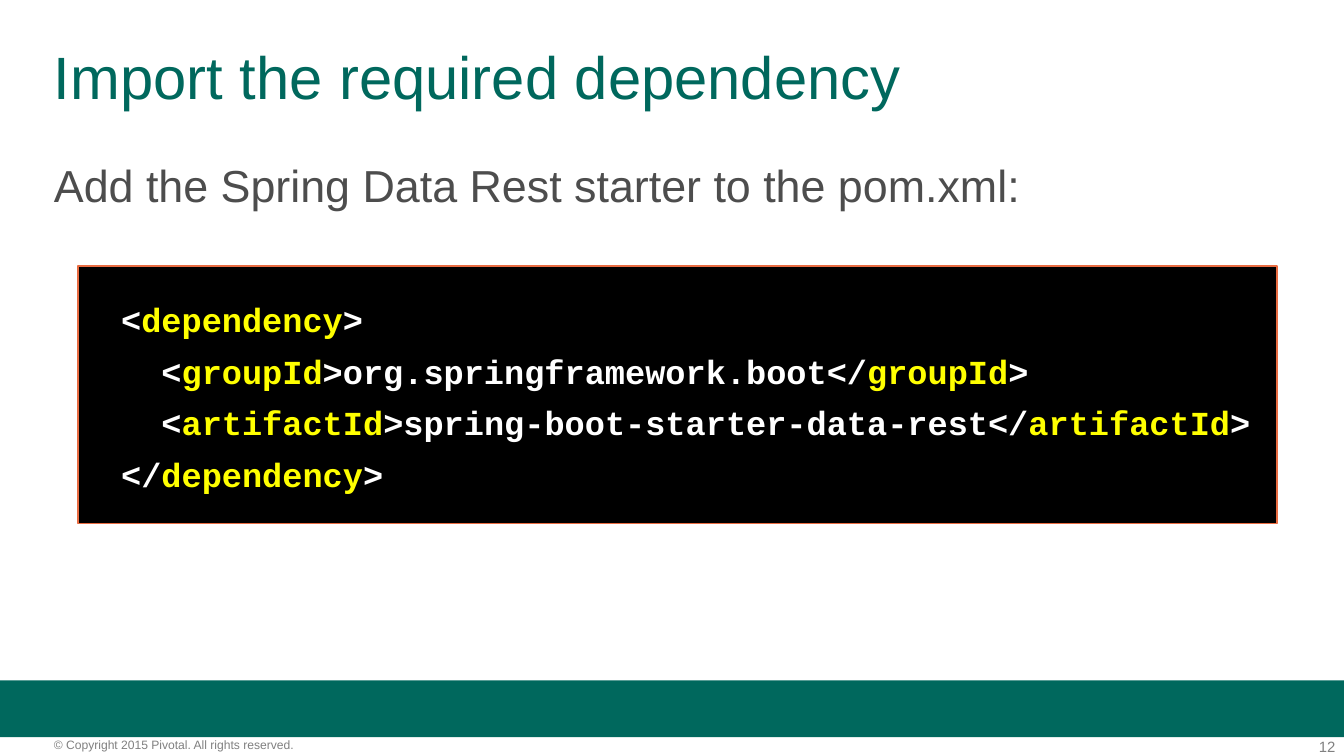
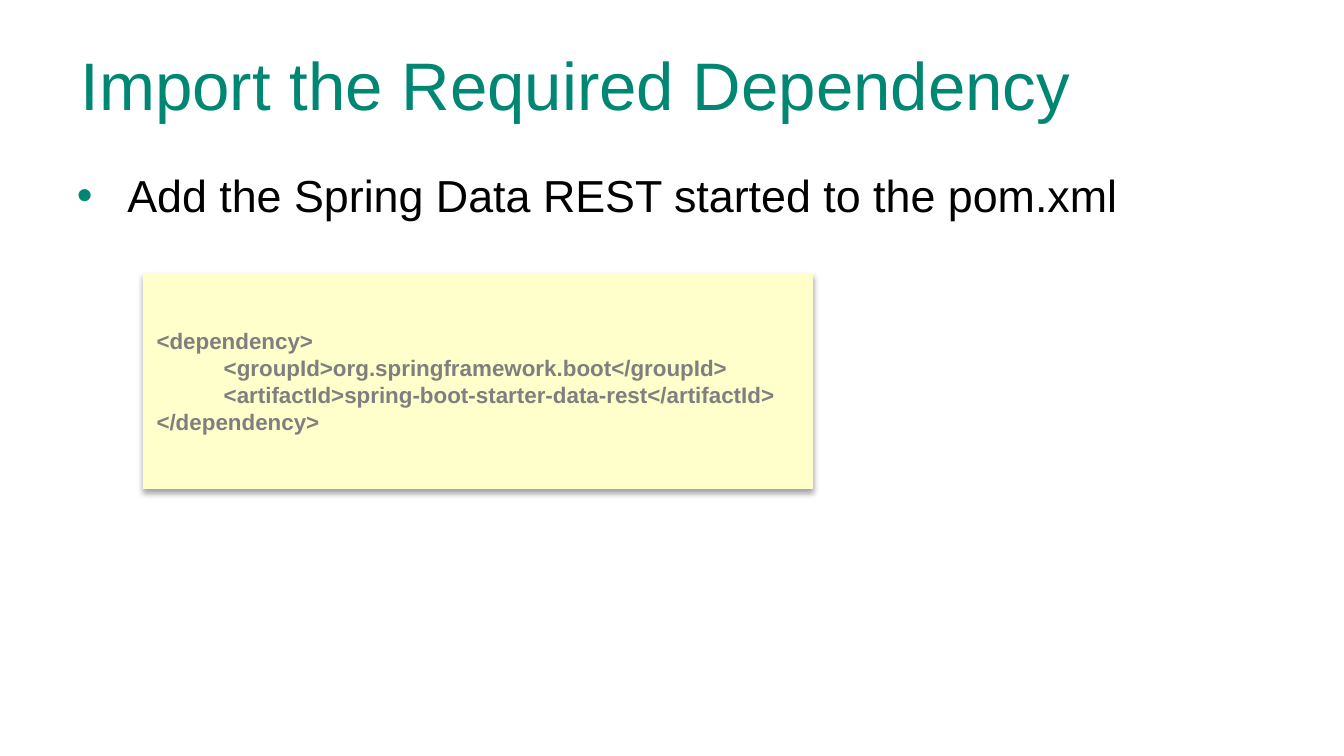
Before and after one commit to phopper-pivotal/PCF-Workshop-Carfax, a slide deck: slide 12 of presentations/5-Spring_Data_REST.pptx. Drawn at 1344x756 pixels with LibreOffice and Linux fonts; fonts in the diff are those of the drawing; background and template pictures are left out. Boxes give left, top, right and bottom in pixels: in the first picture for what was removed or moved away, otherwise in the second. Text is boxed around its words. In the diff, an @@ line names an element or a change of style, - is before the commit and + after.

```diff
--- a/presentations/5-Spring_Data_REST.pptx
+++ b/presentations/5-Spring_Data_REST.pptx
@@ title at [81, 61, 1070, 123]: text changed; size 32 to 36 pt; text colour #00685D to #008774 @@
-Import the required dependency
+Import the Required Dependency
@@ text at [127, 179, 1117, 221]: text changed; size 18 to 24 pt; font Courier New to Arial; text colour #FFFFFF to #000000; bold off @@
-Add the Spring Data Rest starter to the pom.xml:
-<dependency>
-<groupId>org.springframework.boot</groupId>
-<artifactId>spring-boot-starter-data-rest</artifactId>
-</dependency>
+• Add the Spring Data REST started to the pom.xml
@@ rectangle removed at [78, 266, 1277, 524] @@
@@ rectangle added at [144, 273, 813, 488], fill #FFFFCC, outline #FFFFCC 0.75 pt, 12 pt, text #7F7F7F, bold @@
+<dependency>
+<groupId>org.springframework.boot</groupId>
+<artifactId>spring-boot-starter-data-rest</artifactId>
+</dependency>
@@ rectangle removed at [0, 680, 1344, 737] @@
@@ text removed at [66, 740, 293, 752] @@
-© Copyright 2015 Pivotal. All rights reserved.
@@ page number removed at [1319, 741, 1336, 752] @@
-12
```
Also in this commit, not shown: 9 other slides changed, 6 slides added, 8 slides removed, 3 other files.
